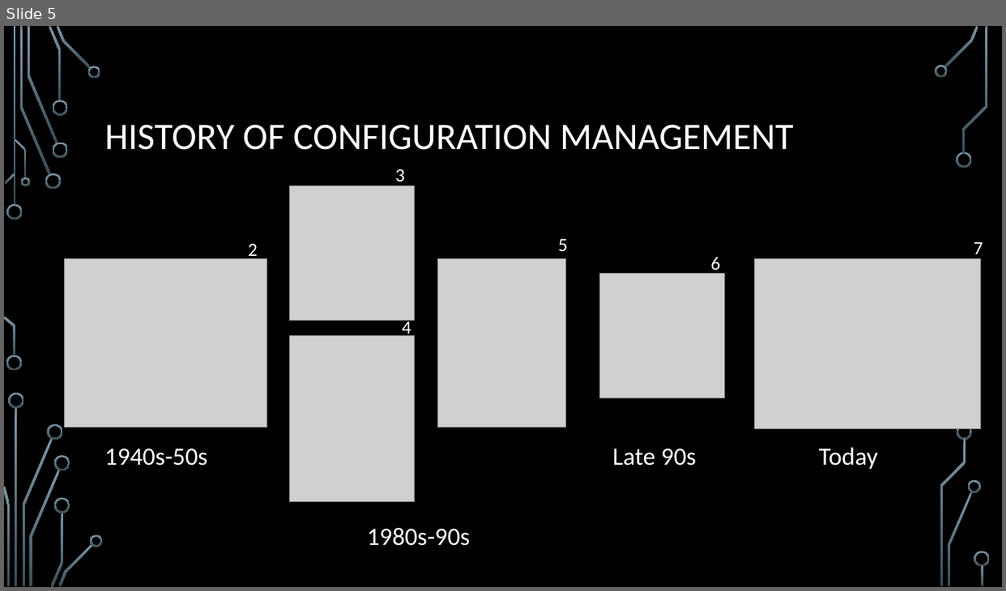
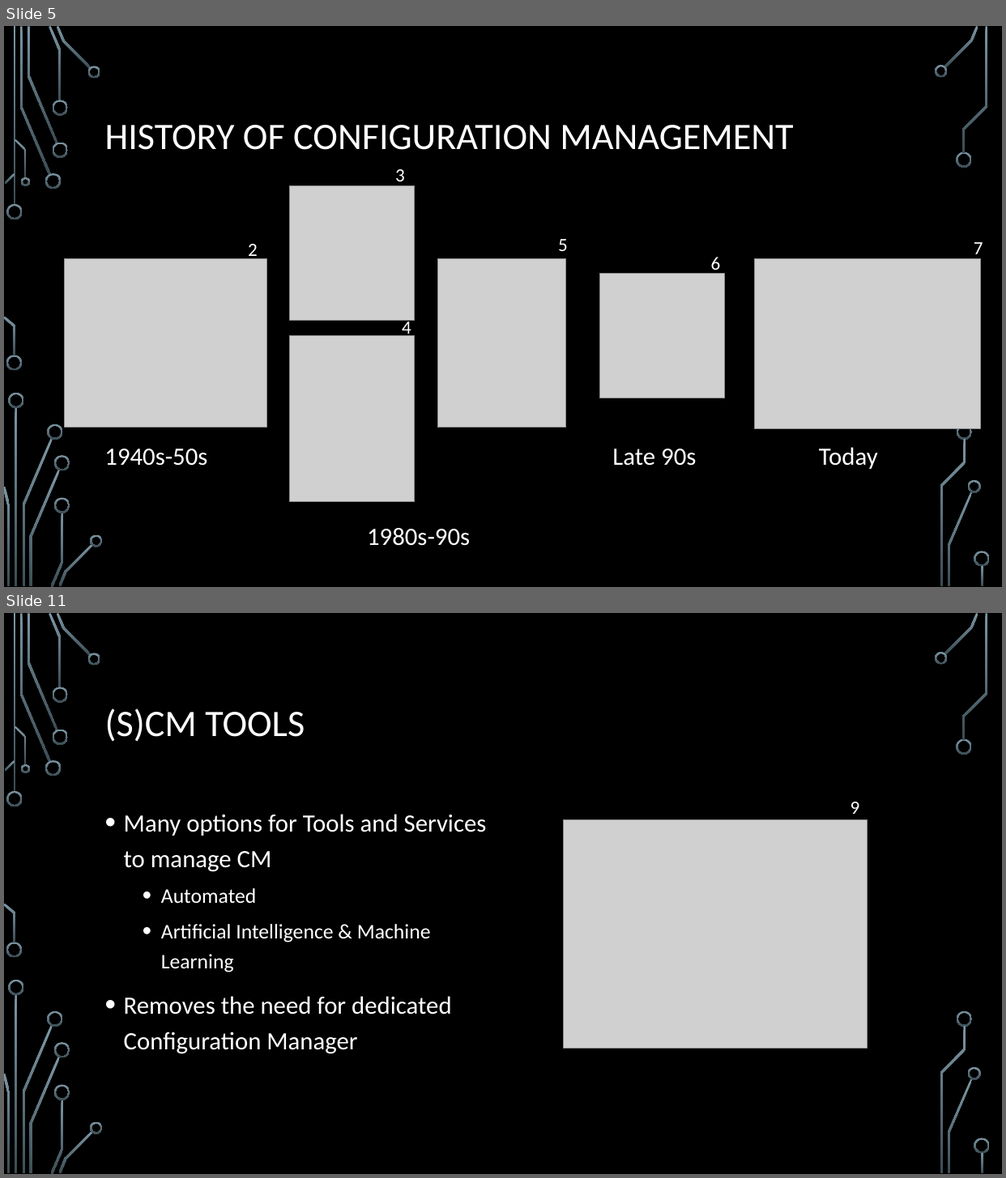
Before and after one commit to ChrisIrvine/SysEng-CM-Report, a slide deck: presentation/presentation.pptx. Shown one above the other, each under a label of ours: slide 5 before the commit, slides 5 and 11 after it; the slides between them are not shown. The pictures are 1006x591 and 1006x1178 pixels, drawn with LibreOffice and Linux fonts; fonts in the diff are those of the drawing; grey boxes stand for pictures; background and template pictures are left out. Boxes give left, top, right and bottom in pixels: in the first picture for what was removed or moved away, otherwise in the second. Text is boxed around its words. In the diff, an @@ line names an element or a change of style, - is before the commit and + after.

```diff
--- a/presentation/presentation.pptx
+++ b/presentation/presentation.pptx
@@ slide 11 added at [4, 613, 1002, 1174], background picture (left out); not listed: 36 template elements that a slide beside it also shows @@
@@ title added at [105, 709, 305, 742], 36 pt, text #FFFFFF @@
+(S)CM TOOLS
@@ text added at [850, 802, 860, 814], 18 pt, text #FFFFFF @@
+9
@@ text added at [124, 814, 487, 1054], 24 pt, text #FFFFFF @@
+• Many options for Tools and Services to manage CM
+  • Automated
+  • Artificial Intelligence & Machine Learning
+• Removes the need for dedicated Configuration Manager
@@ picture added at [563, 820, 867, 1049] @@
```
Also in this commit, not shown: 3 slides changed, 10 other slides added, 1 other file.
